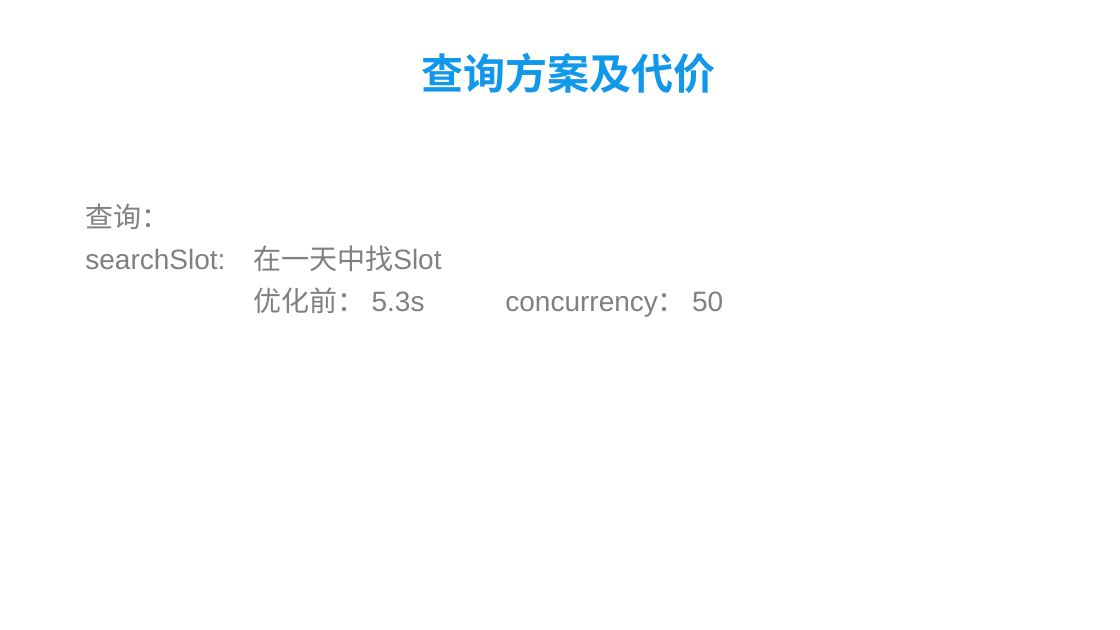
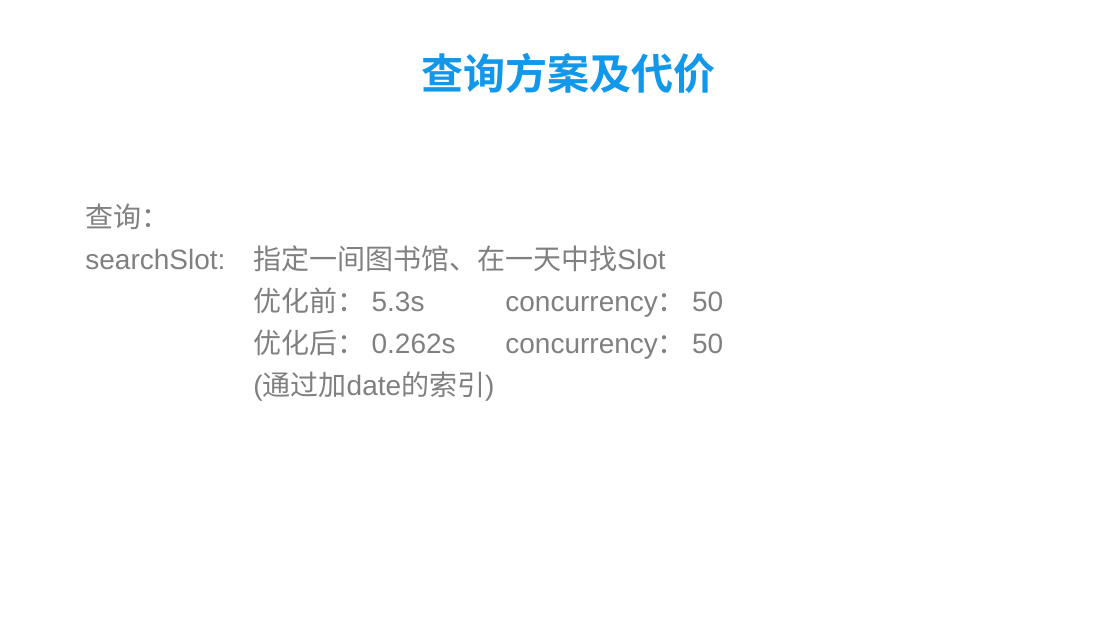
Before and after one commit to GhostatSpirit/StudyRoomSQL, a slide deck: slide 4 of Personal/Ye/图书馆自习室预定系统ver2.pptx. Drawn at 1120x630 pixels with LibreOffice and Linux fonts; fonts in the diff are those of the drawing; background and template pictures are left out. Boxes give left, top, right and bottom in pixels: in the first picture for what was removed or moved away, otherwise in the second. Text is boxed around its words. In the diff, an @@ line names an element or a change of style, - is before the commit and + after.

```diff
--- a/Personal/Ye/图书馆自习室预定系统ver2.pptx
+++ b/Personal/Ye/图书馆自习室预定系统ver2.pptx
@@ text at box(85, 245, 665, 271): text changed @@
-searchSlot: 在一天中找Slot
+searchSlot: 指定一间图书馆、在一天中找Slot
@@ text at box(253, 330, 723, 400): paragraphs added @@
+优化后： 0.262s concurrency： 50
+(通过加date的索引)
```
Also in this commit, not shown: 1 other slide changed.
